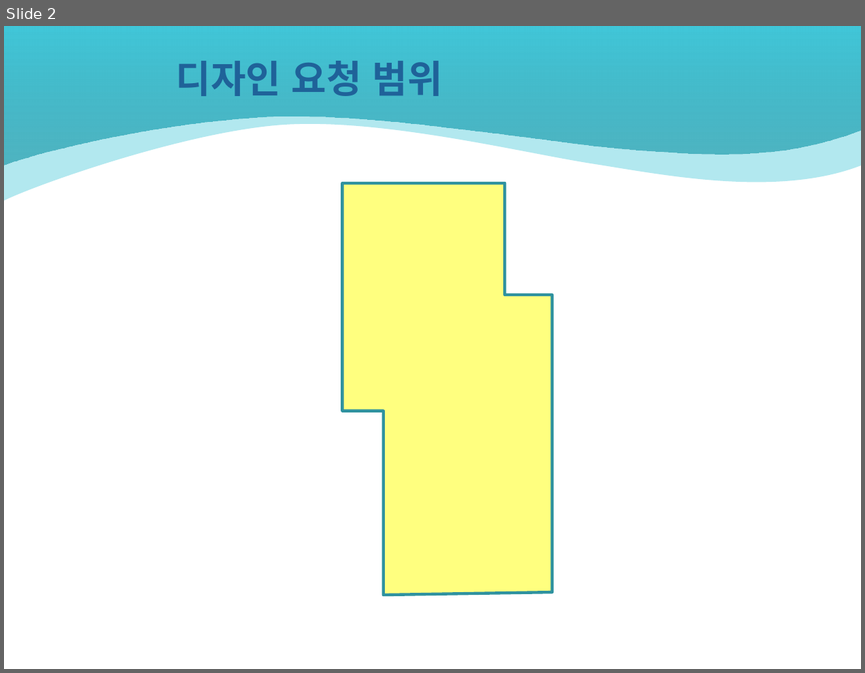
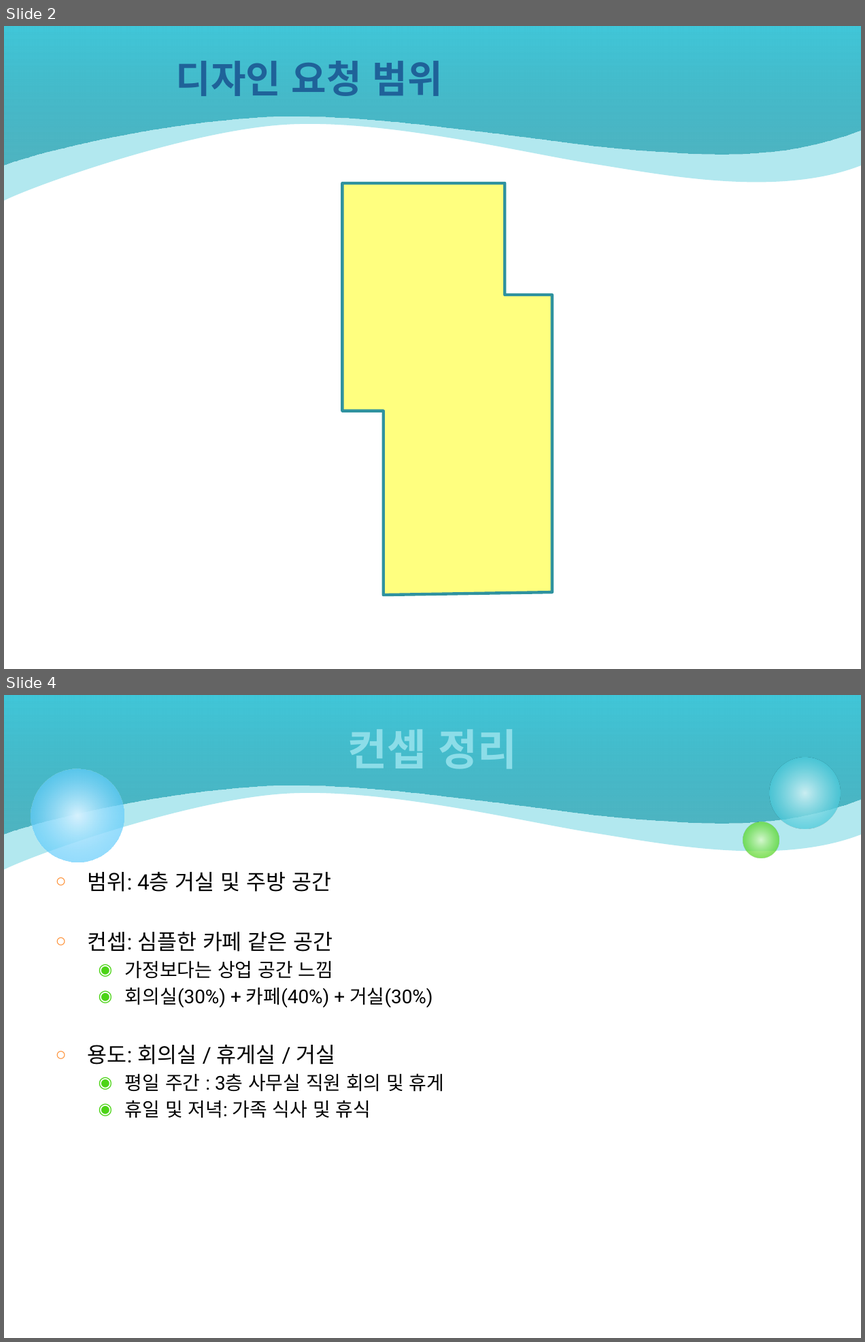
Before and after one commit to ketri-scs/4f_design, a slide deck: 100_컨셉 디자인/K220123_인테리어 컨셉 디자인 요청 사항 v0.8.pptx. Shown one above the other, each under a label of ours: slide 2 before the commit, slides 2 and 4 after it; the slides between them are not shown. The pictures are 865x673 and 865x1342 pixels, drawn with LibreOffice and Linux fonts; fonts in the diff are those of the drawing; background and template pictures are left out. Boxes give left, top, right and bottom in pixels: in the first picture for what was removed or moved away, otherwise in the second. Text is boxed around its words. In the diff, an @@ line names an element or a change of style, - is before the commit and + after.

```diff
--- a/100_컨셉 디자인/K220123_인테리어 컨셉 디자인 요청 사항 v0.8.pptx
+++ b/100_컨셉 디자인/K220123_인테리어 컨셉 디자인 요청 사항 v0.8.pptx
@@ slide 4 added at bbox=[4, 695, 861, 1338], background #FFFFFF; not listed: 2 template elements that a slide beside it also shows @@
@@ title added at bbox=[347, 729, 517, 769], 36 pt, text gradient #D9F4F7 to #8CDDE8, bold @@
+컨셉 정리
@@ ellipse added at bbox=[31, 768, 124, 862], fill gradient #D6F2FE to #33BDFB @@
@@ ellipse added at bbox=[769, 758, 840, 829], fill gradient #D9F4F7 to #40C6D8 @@
@@ ellipse added at bbox=[742, 821, 779, 858], fill gradient #DAFACD to #4CD416 @@
@@ text added at bbox=[88, 872, 444, 1118], 16 pt, text #000000 @@
+○ 범위: 4층 거실 및 주방 공간
+○ 컨셉: 심플한 카페 같은 공간
+  ◉ 가정보다는 상업 공간 느낌
+  ◉ 회의실(30%) + 카페(40%) + 거실(30%)
+○ 용도: 회의실 / 휴게실 / 거실
+  ◉ 평일 주간 : 3층 사무실 직원 회의 및 휴게
+  ◉ 휴일 및 저녁: 가족 식사 및 휴식
```
Also in this commit, not shown: 3 other slides added, 1 slide removed.
